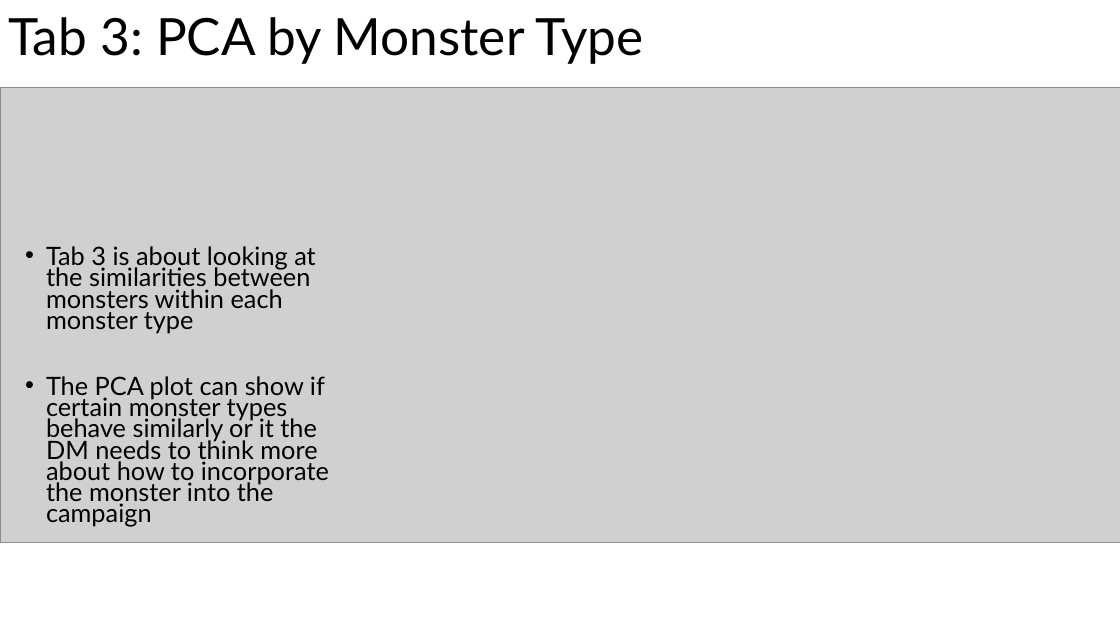
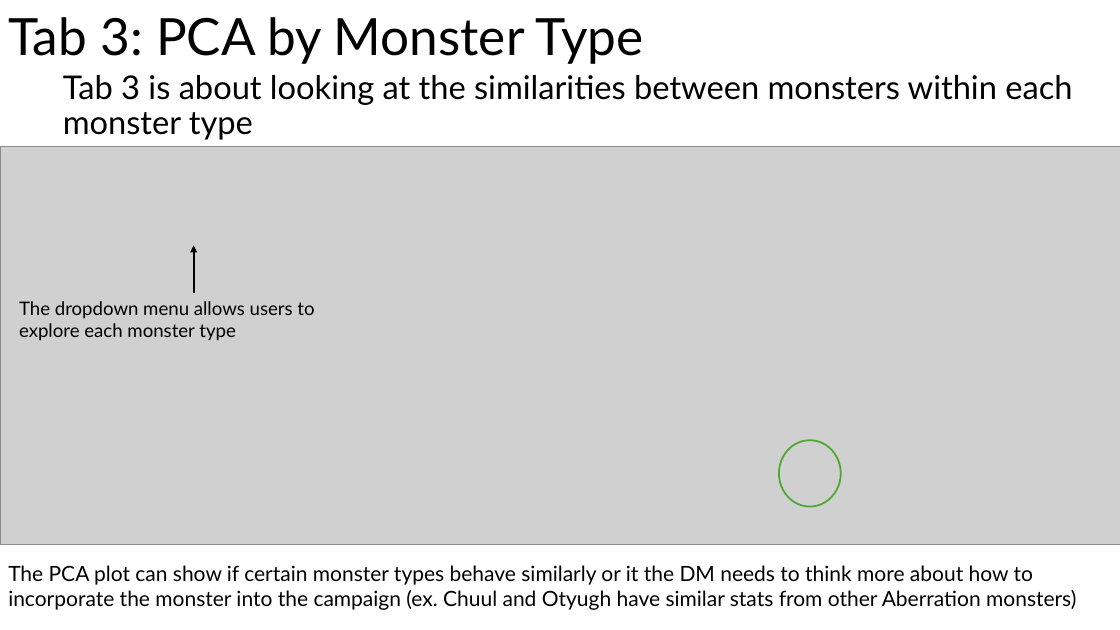
Before and after one commit to odelmas-sci/824-final, a slide deck: slide 12 of Monsters of Dungeons and Dragons.pptx. Drawn at 1120x630 pixels with LibreOffice and Linux fonts; fonts in the diff are those of the drawing; grey boxes stand for pictures. Boxes give left, top, right and bottom in pixels: in the first picture for what was removed or moved away, otherwise in the second. Text is boxed around its words. In the diff, an @@ line names an element or a change of style, - is before the commit and + after.

```diff
--- a/Monsters of Dungeons and Dragons.pptx
+++ b/Monsters of Dungeons and Dragons.pptx
@@ text "Tab 3 is about looking ...": place and size @@
-text "Tab 3 is about looking ..." at bbox=[46, 246, 329, 527]
+text "Tab 3 is about looking ..." at bbox=[63, 75, 1072, 140]
@@ text "Tab 3 is about looking ..." at bbox=[63, 75, 1072, 140]: size 21.7 to 28 pt; bullet • to none; line spacing 0.7 to 0.9 @@
@@ picture: place and size @@
-picture at bbox=[0, 87, 1120, 543]
+picture at bbox=[0, 146, 1120, 544]
@@ arrow added from (194, 293) to (194, 245), #000000 1.5 pt @@
@@ text added at bbox=[19, 301, 314, 341], 16 pt, text #000000 @@
+The dropdown menu allows users to explore each monster type
@@ text at bbox=[46, 376, 329, 527]: paragraph removed @@
-• The PCA plot can show if certain monster types behave similarly or it the DM needs to think more about how to incorporate the monster into the campaign
@@ ellipse added at bbox=[779, 440, 841, 507], outline #4EA72E 1.5 pt @@
@@ text added at bbox=[8, 565, 1076, 610], 18 pt, text #000000 @@
+The PCA plot can show if certain monster types behave similarly or it the DM needs to think more about how to incorporate the monster into the campaign (ex. Chuul and Otyugh have similar stats from other Aberration monsters)
```
Also in this commit, not shown: 10 other slides changed, 6 slides added, 2 slides removed, 1 other file.
